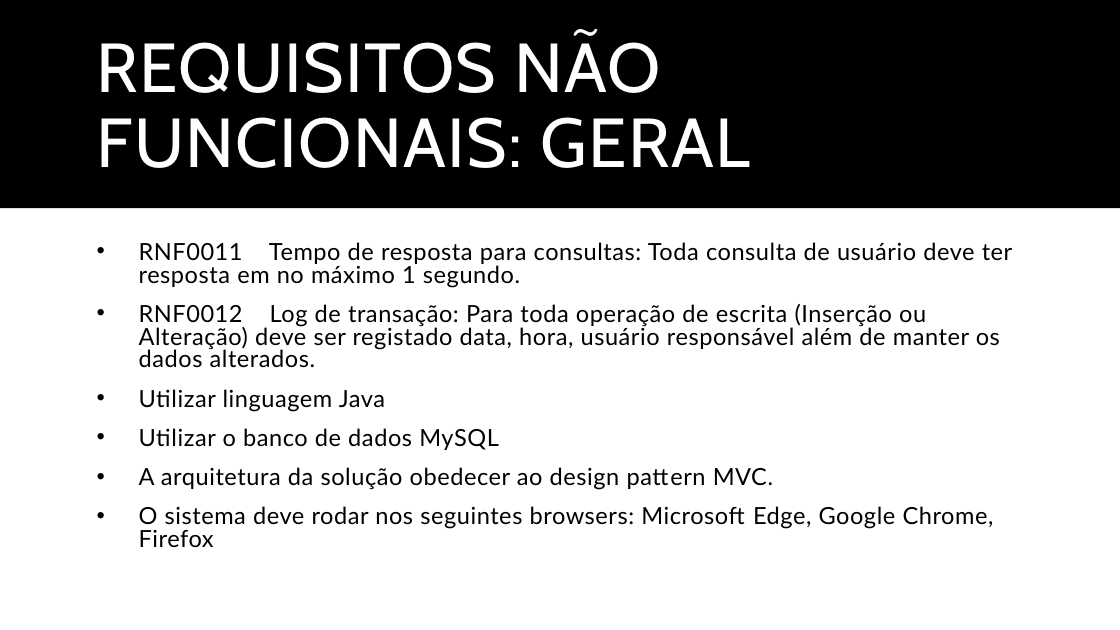
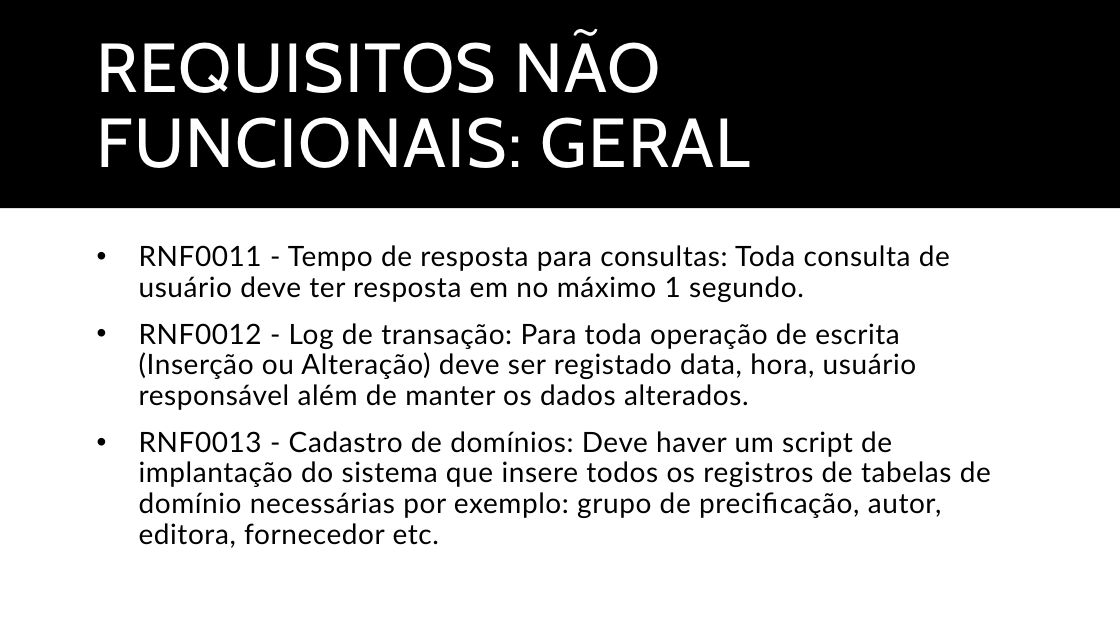
Before and after one commit to BrenoXDMoon/ProjetoLes, a slide deck: slide 13 of Documentos/Trabalho de Lab.pptx (slide 12 before the commit). Drawn at 1120x630 pixels with LibreOffice and Linux fonts; fonts in the diff are those of the drawing. Boxes give left, top, right and bottom in pixels: in the first picture for what was removed or moved away, otherwise in the second. Text is boxed around its words. In the diff, an @@ line names an element or a change of style, - is before the commit and + after.

Commit message:
Apresentação com Requisitos atualizados

```diff
--- a/Documentos/Trabalho de Lab.pptx
+++ b/Documentos/Trabalho de Lab.pptx
@@ text at (139, 245, 991, 548): text changed; size 20.1 to 24.1 pt @@
-• RNF0011 Tempo de resposta para consultas: Toda consulta de usuário deve ter resposta em no máximo 1 segundo.
-• RNF0012 Log de transação: Para toda operação de escrita (Inserção ou Alteração) deve ser registado data, hora, usuário responsável além de manter os dados alterados.
-• Utilizar linguagem Java
-• Utilizar o banco de dados MySQL
-• A arquitetura da solução obedecer ao design pattern MVC.
-• O sistema deve rodar nos seguintes browsers: Microsoft Edge, Google Chrome, Firefox
+• RNF0011 - Tempo de resposta para consultas: Toda consulta de usuário deve ter resposta em no máximo 1 segundo.
+• RNF0012 - Log de transação: Para toda operação de escrita (Inserção ou Alteração) deve ser registado data, hora, usuário responsável além de manter os dados alterados.
+• RNF0013 - Cadastro de domínios: Deve haver um script de implantação do sistema que insere todos os registros de tabelas de domínio necessárias por exemplo: grupo de precificação, autor, editora, fornecedor etc.
```
Also in this commit, not shown: 12 other slides changed, 7 slides added, 1 slide removed, 23 other files.
